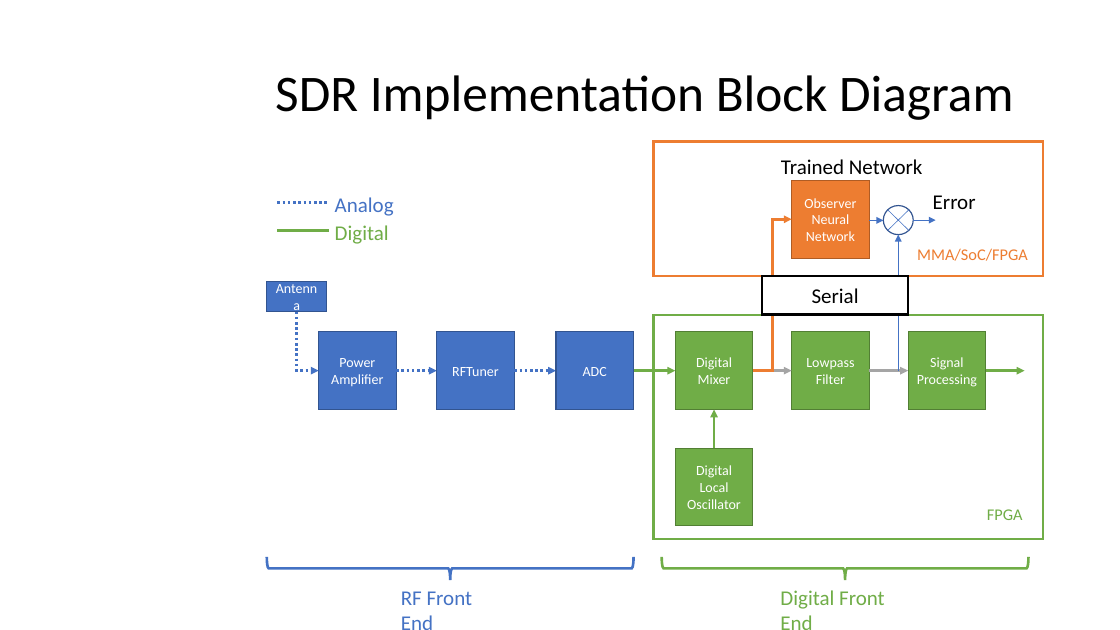
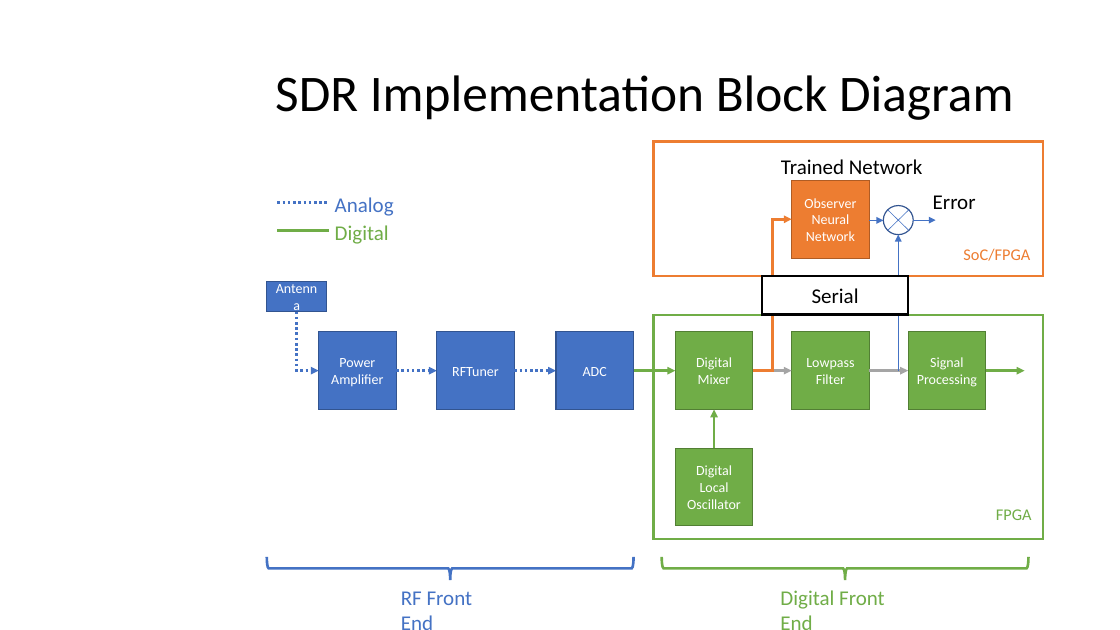
Before and after one commit to mayersjd/HardwareCNN, a slide deck: slide 3 of Presentations/ProjectPresentation_04-01-CB.pptx. Drawn at 1120x630 pixels with LibreOffice and Linux fonts; fonts in the diff are those of the drawing; background and template pictures are left out. Boxes give left, top, right and bottom in pixels: in the first picture for what was removed or moved away, otherwise in the second. Text is boxed around its words. In the diff, an @@ line names an element or a change of style, - is before the commit and + after.

```diff
--- a/Presentations/ProjectPresentation_04-01-CB.pptx
+++ b/Presentations/ProjectPresentation_04-01-CB.pptx
@@ text at [963,249,1030,261]: text changed @@
-MMA/SoC/FPGA
+SoC/FPGA
@@ text "FPGA": place and size @@
-text "FPGA" at [987,509,1023,520]
+text "FPGA" at [996,509,1032,520]
```
Also in this commit, not shown: 2 other slides changed, 1 other file.
